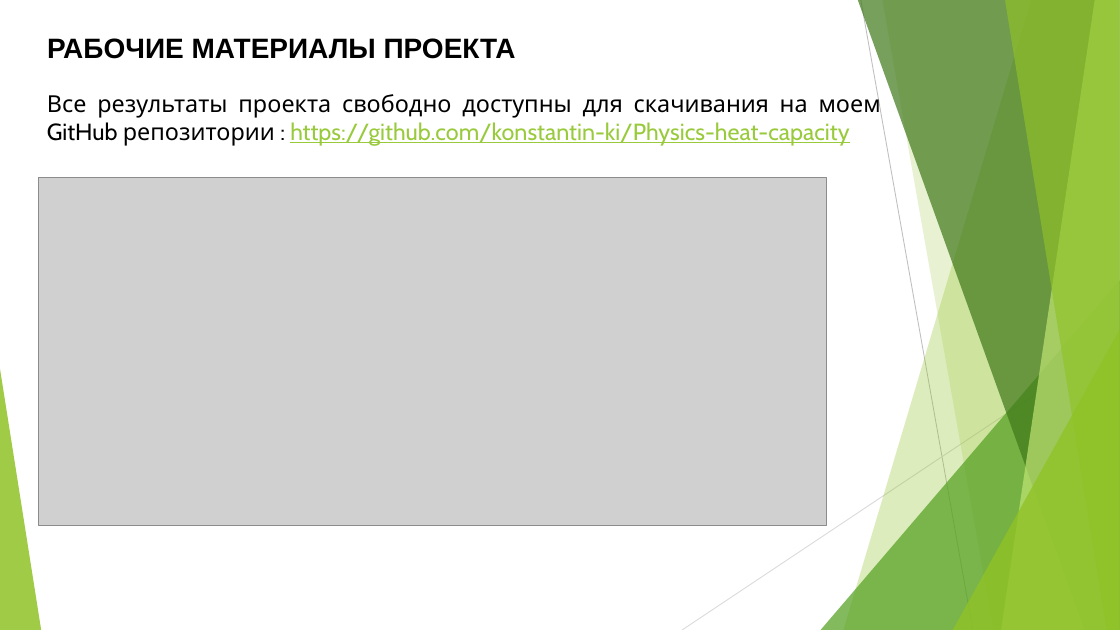
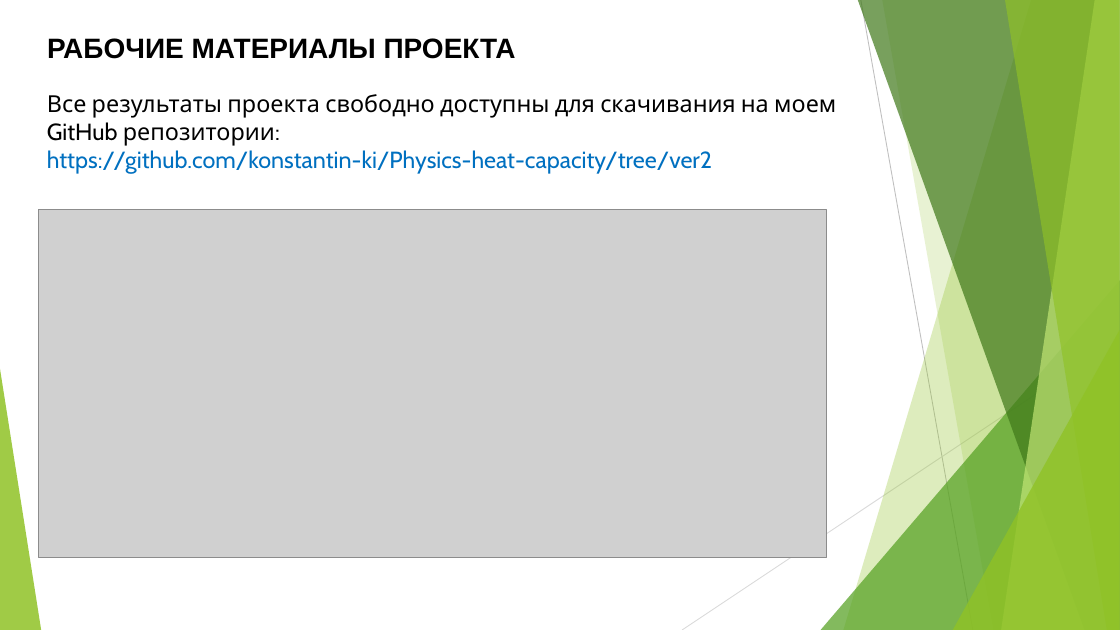
Before and after one commit to konstantin-ki/Physics-heat-capacity, a slide deck: slide 20 of res/project/Презентация - Стенд для автоматизированного измерения теплоёмкости твёрдого тела.pptx. Drawn at 1120x630 pixels with LibreOffice and Linux fonts; fonts in the diff are those of the drawing; grey boxes stand for pictures. Boxes give left, top, right and bottom in pixels: in the first picture for what was removed or moved away, otherwise in the second. Text is boxed around its words. In the diff, an @@ line names an element or a change of style, - is before the commit and + after.

Commit message:
refactor: Minor corrections have been made to the descriptive material and presentation, the address of the link to the repository has been corrected, now the link refers to the new ver2 branch. В описательный материал и презентацию внесены не значительные исправления, исправлен адрес ссылки на репозиторий, теперь ссылка ссылается на новую ветку ver2.

```diff
--- a/res/project/Презентация - Стенд для автоматизированного измерения теплоёмкости твёрдого тела.pptx
+++ b/res/project/Презентация - Стенд для автоматизированного измерения теплоёмкости твёрдого тела.pptx
@@ text at (47,94,836,174): text changed @@
-Все результаты проекта свободно доступны для скачивания на моем GitHub репозитории : https://github.com/konstantin-ki/Physics-heat-capacity
+Все результаты проекта свободно доступны для скачивания на моем GitHub репозитории:
+https://github.com/konstantin-ki/Physics-heat-capacity/tree/ver2
@@ picture: place and size @@
-picture at (39,178,827,526)
+picture at (39,210,827,558)
```
Also in this commit, not shown: 1 other file.
